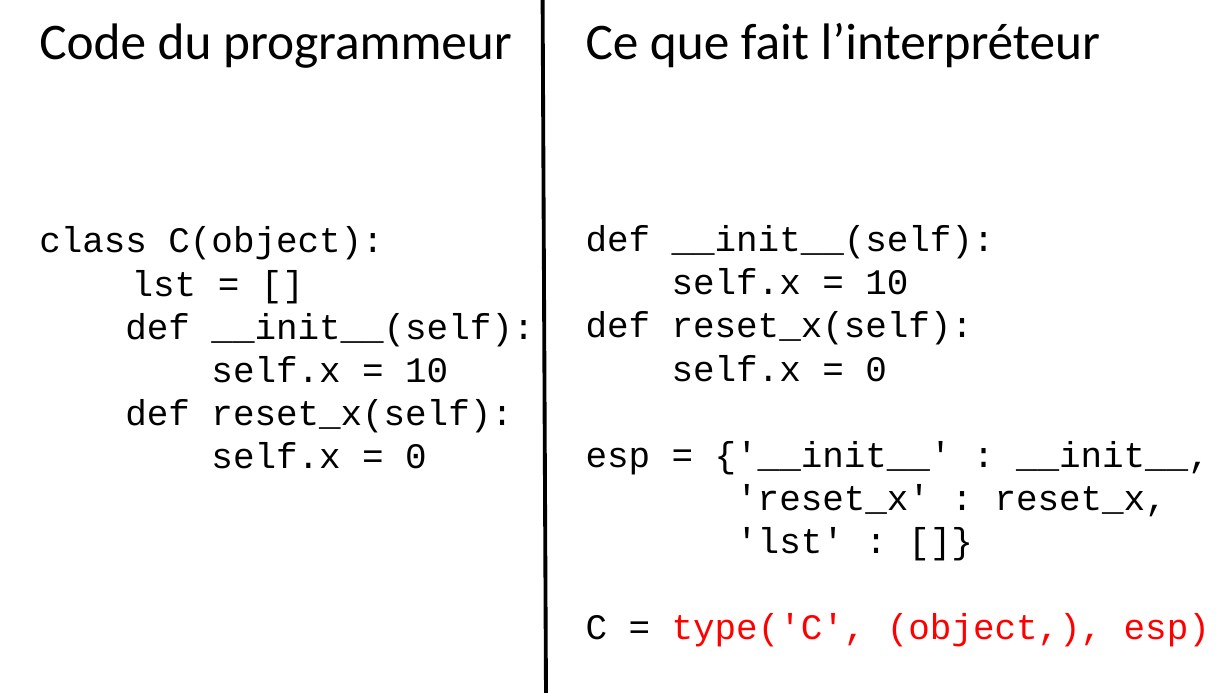
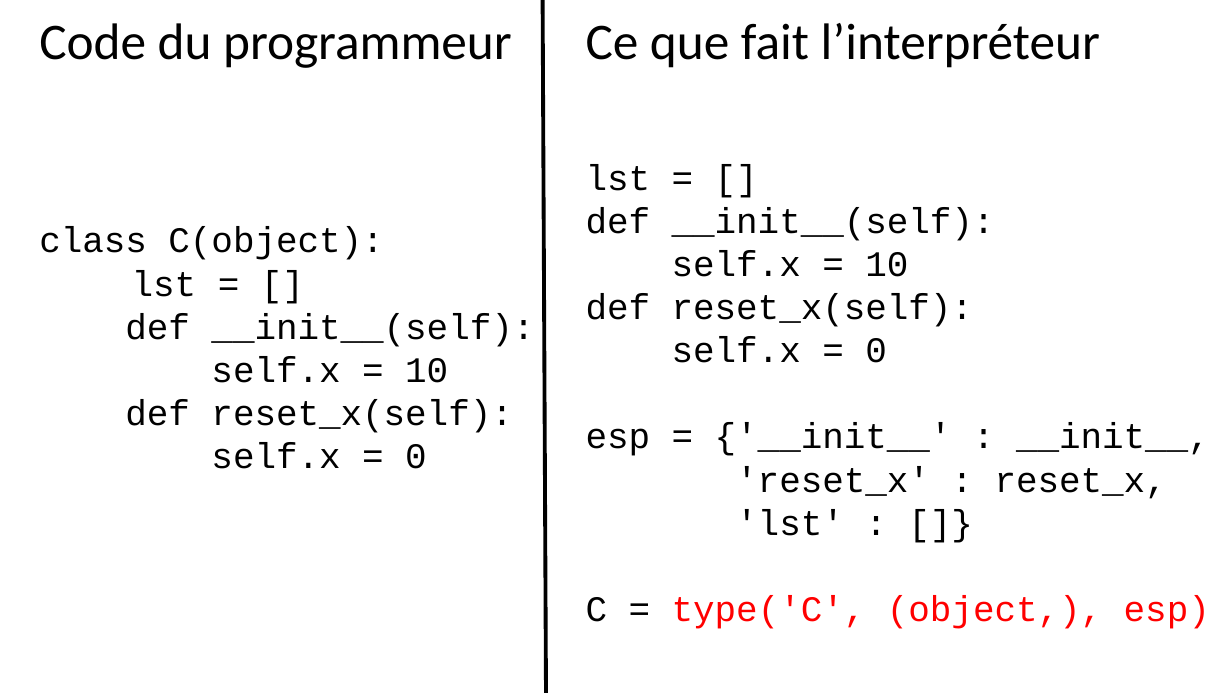
Before and after one commit to parmentelat/flotpython-archive, a slide deck: slide 19 of semaine7/CO12AL-W7-VIDEO04-SLIDE01.pptx. Drawn at 1232x693 pixels with LibreOffice and Linux fonts; fonts in the diff are those of the drawing. Boxes give left, top, right and bottom in pixels: in the first picture for what was removed or moved away, otherwise in the second. Text is boxed around its words. In the diff, an @@ line names an element or a change of style, - is before the commit and + after.

```diff
--- a/semaine7/CO12AL-W7-VIDEO04-SLIDE01.pptx
+++ b/semaine7/CO12AL-W7-VIDEO04-SLIDE01.pptx
@@ text "lst = []": place and size @@
-text "lst = []" at [586,226,1210,647]
+text "lst = []" at [586,164,1210,629]
@@ text at [586,164,651,191]: paragraph added @@
+lst = []
```
Also in this commit, not shown: 3 other files.
